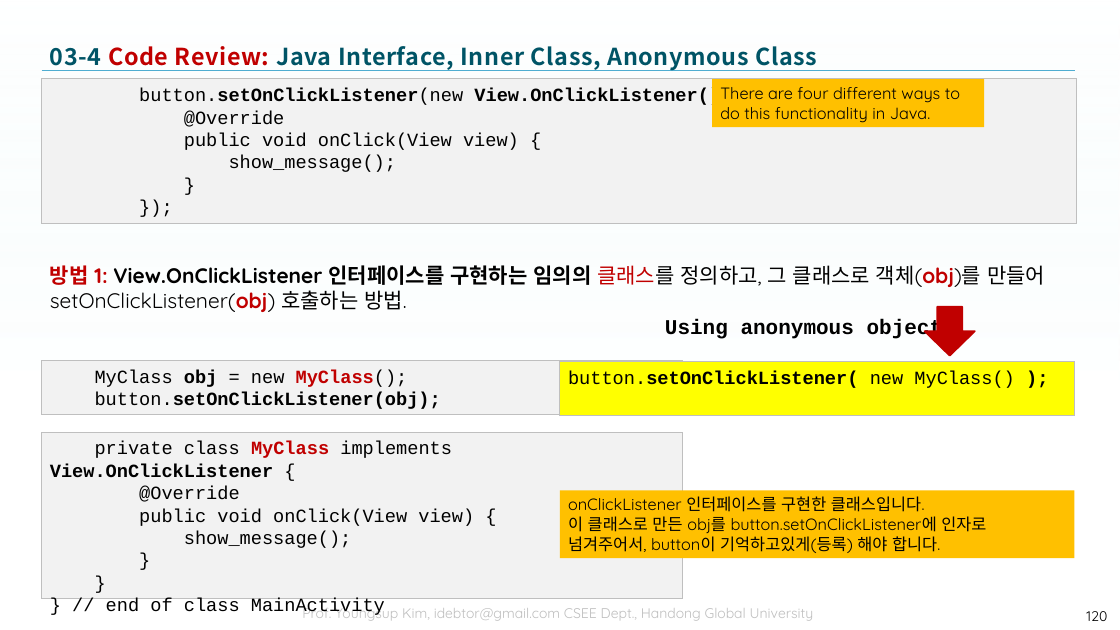
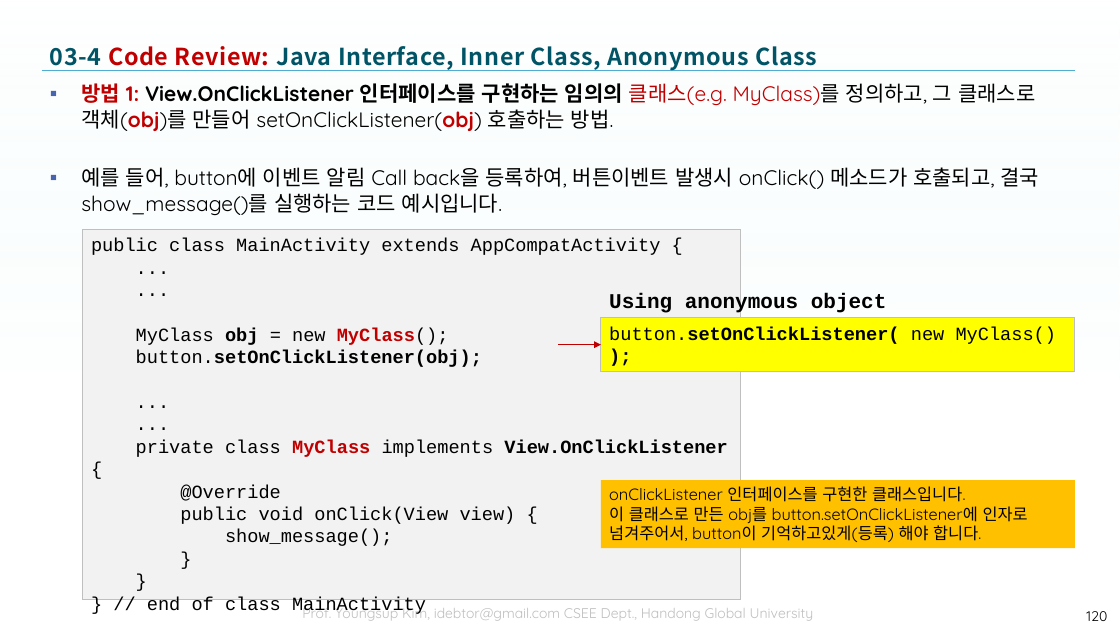
Before and after one commit to tae7841/HuStarAS, a slide deck: slide 120 of ppts/03Widget.pptx. Drawn at 1120x630 pixels with LibreOffice and Linux fonts; fonts in the diff are those of the drawing; background and template pictures are left out. Boxes give left, top, right and bottom in pixels: in the first picture for what was removed or moved away, otherwise in the second. Text is boxed around its words. In the diff, an @@ line names an element or a change of style, - is before the commit and + after.

```diff
--- a/ppts/03Widget.pptx
+++ b/ppts/03Widget.pptx
@@ rectangle removed at [42,79,1077,223] @@
-button.setOnClickListener(new View.OnClickListener() {
-@Override
-public void onClick(View view) {
-show_message();
-}
-});
@@ text at [81,83,1039,215]: text changed @@
-방법 1: View.OnClickListener 인터페이스를 구현하는 임의의 클래스를 정의하고, 그 클래스로 객체(obj)를 만들어 setOnClickListener(obj) 호출하는 방법.
+▪ 방법 1: View.OnClickListener 인터페이스를 구현하는 임의의 클래스(e.g. MyClass)를 정의하고, 그 클래스로 객체(obj)를 만들어 setOnClickListener(obj) 호출하는 방법.
+▪ 예를 들어, button에 이벤트 알림 Call back을 등록하여, 버튼이벤트 발생시 onClick() 메소드가 호출되고, 결국 show_message()를 실행하는 코드 예시입니다.
@@ rectangle removed at [712,79,985,127] @@
-There are four different ways to do this functionality in Java.
@@ rectangle "public class MainActivity extends AppCompatActivity ...": place and size @@
-rectangle "public class MainActivity extends AppCompatActivity ..." at [42,432,683,599]
+rectangle "public class MainActivity extends AppCompatActivity ..." at [83,229,740,600]
@@ text in rectangle at [91,238,661,367]: paragraphs added @@
+public class MainActivity extends AppCompatActivity {
+...
+...
+MyClass obj = new MyClass();
+button.setOnClickListener(obj);
+...
+...
@@ text "Using anonymous object": place and size @@
-text "Using anonymous object" at [665,319,943,341]
+text "Using anonymous object" at [609,294,887,316]
@@ rectangle "button.setOnClickListener( new MyClass() );": place and size @@
-rectangle "button.setOnClickListener( new MyClass() );" at [560,361,1075,415]
+rectangle "button.setOnClickListener( new MyClass() );" at [601,318,1075,371]
@@ up arrow removed at [925,307,975,355] @@
@@ arrow added from (559, 344) to (601, 344), #C00000 0.25 pt @@
@@ rectangle removed at [42,360,683,414] @@
-MyClass obj = new MyClass();
-button.setOnClickListener(obj);
@@ rectangle "onClickListener 인터페이스를 구현한 클래스입니다.": place and size @@
-rectangle "onClickListener 인터페이스를 구현한 클래스입니다." at [560,491,1075,559]
+rectangle "onClickListener 인터페이스를 구현한 클래스입니다." at [601,481,1075,549]
```
Also in this commit, not shown: 10 other slides changed, 2 slides removed.
